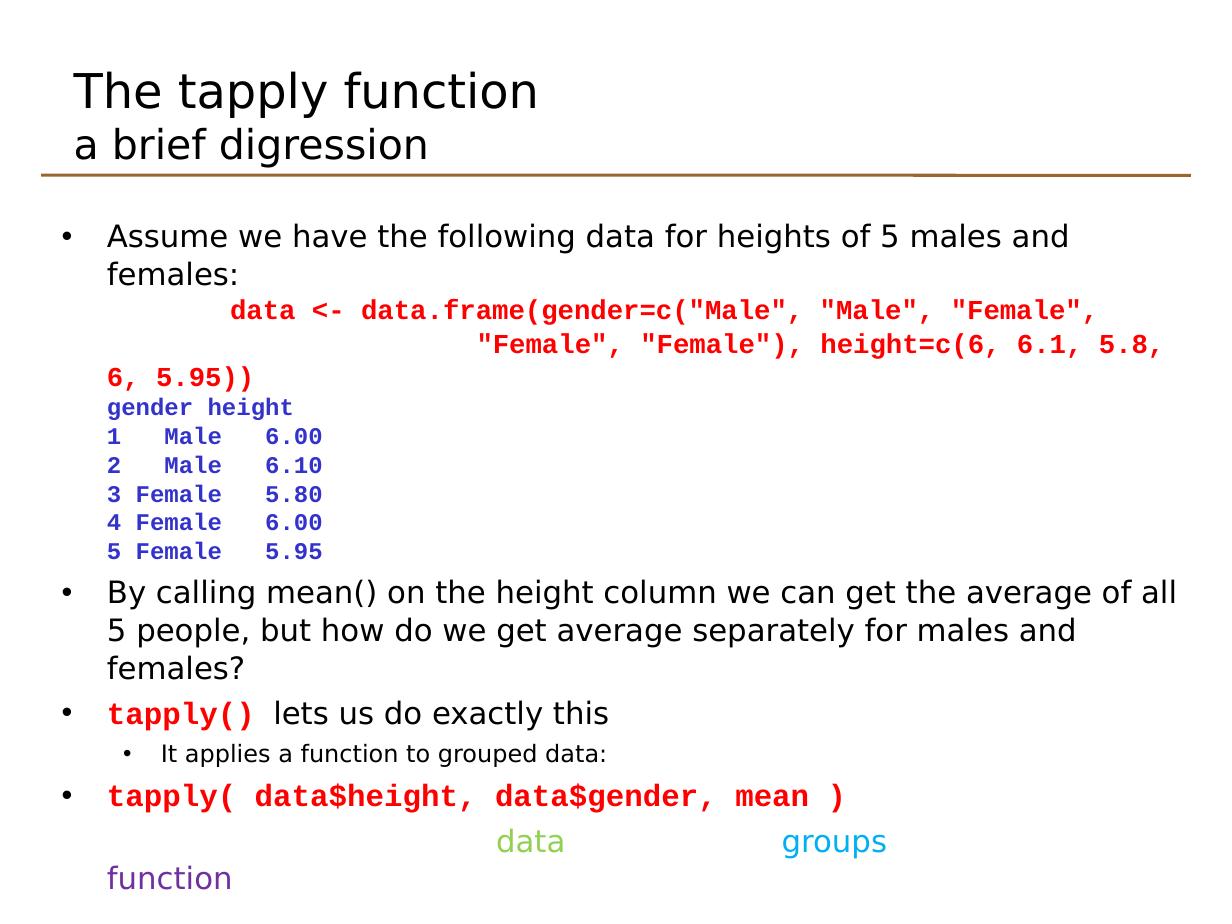
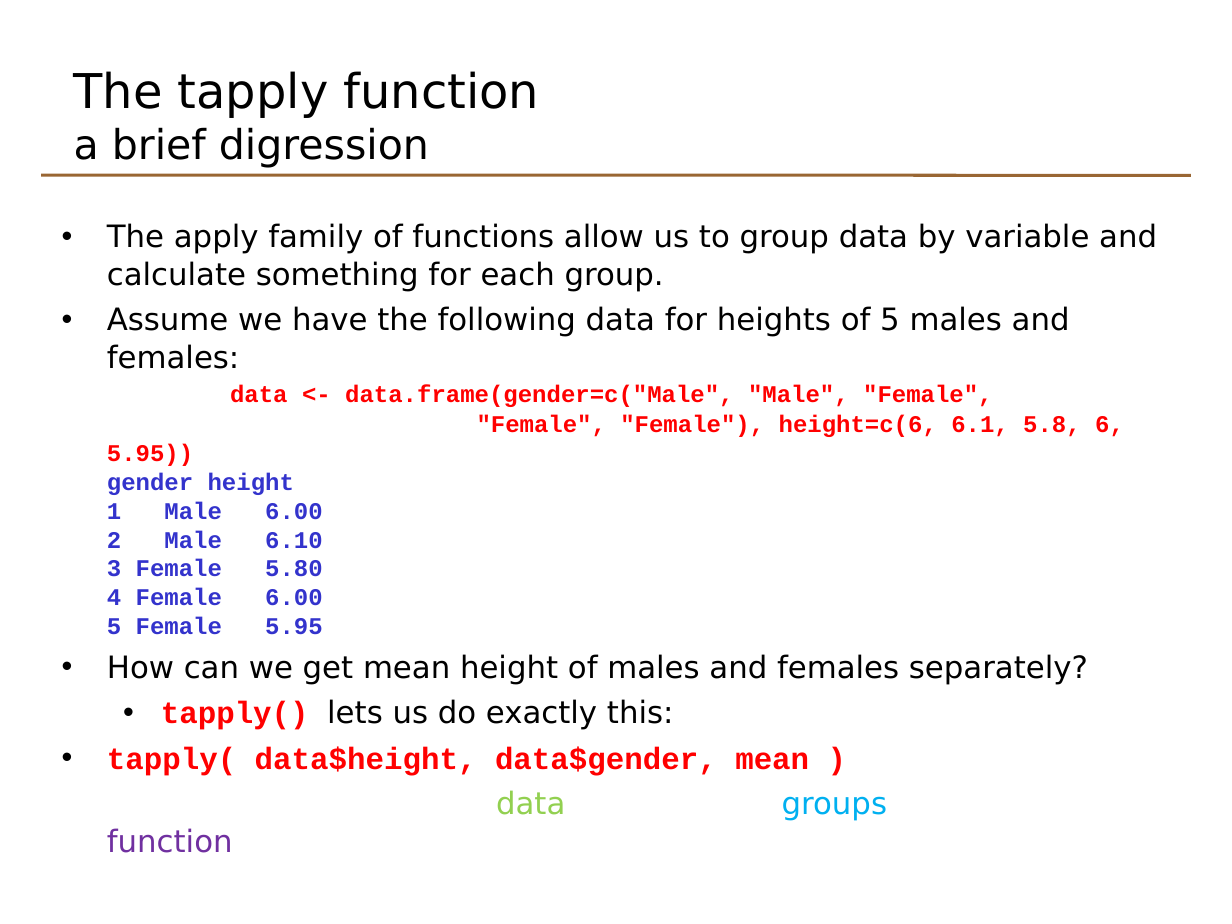
Before and after one commit to johnomics/basicr, a slide deck: slide 13 of Basic_R_Day_2_slides.odp. Drawn at 1232x924 pixels with LibreOffice and Linux fonts; fonts in the diff are those of the drawing. Boxes give left, top, right and bottom in pixels: in the first picture for what was removed or moved away, otherwise in the second. Text is boxed around its words. In the diff, an @@ line names an element or a change of style, - is before the commit and + after.

```diff
--- a/Basic_R_Day_2_slides.odp
+++ b/Basic_R_Day_2_slides.odp
@@ text at [107, 223, 1157, 292]: paragraph added @@
+• The apply family of functions allow us to group data by variable and calculate something for each group.
@@ text at [107, 385, 1124, 466]: size 16 to 14 pt in "data <- data.frame(gender=c("Male", "Male", "Female",", ""Female", "Female"), height=c(6, 6.1, 5.8, 6, 5.95))" @@
@@ text at [107, 654, 1088, 730]: text changed @@
-• By calling mean() on the height column we can get the average of all 5 people, but how do we get average separately for males and females?
-• tapply() lets us do exactly this
-  • It applies a function to grouped data:
+• How can we get mean height of males and females separately?
+  • tapply() lets us do exactly this:
```
Also in this commit, not shown: 3 other slides changed, 23 slides added, 15 slides removed, 14 other files.
